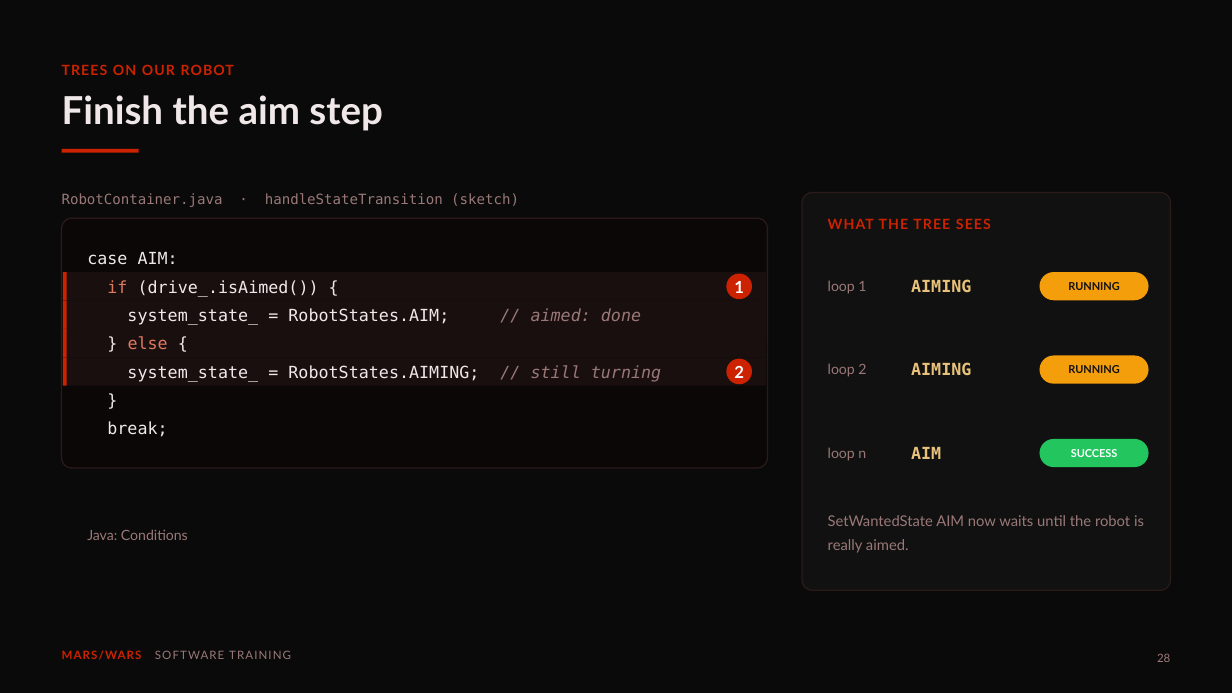
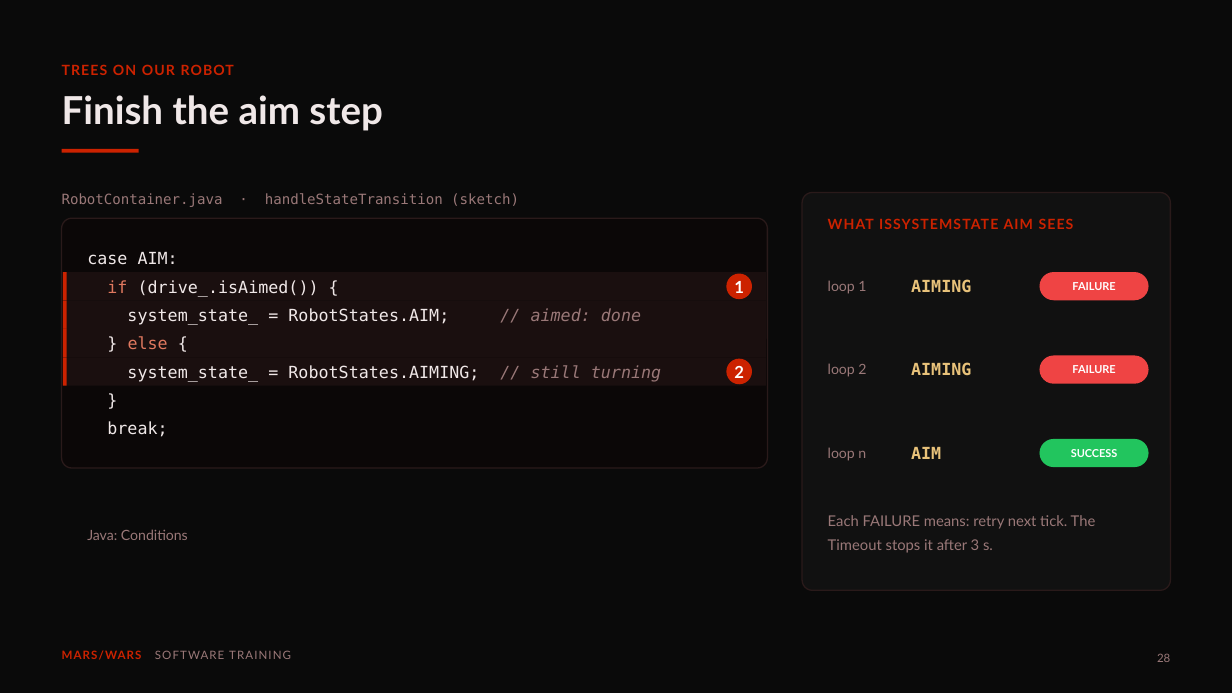
Before and after one commit to FRC-Team-4143/scriptum-lessons, a slide deck: slide 28 of deck9-autonomous.pptx. Drawn at 1232x693 pixels with LibreOffice and Linux fonts; fonts in the diff are those of the drawing; background and template pictures are left out. Boxes give left, top, right and bottom in pixels: in the first picture for what was removed or moved away, otherwise in the second. Text is boxed around its words. In the diff, an @@ line names an element or a change of style, - is before the commit and + after.

```diff
--- a/deck9-autonomous.pptx
+++ b/deck9-autonomous.pptx
@@ text at [828, 218, 1074, 229]: text changed @@
-WHAT THE TREE SEES
+WHAT ISSYSTEMSTATE AIM SEES
@@ rounded rectangle at [1040, 272, 1149, 301]: fill #F59E0B to #EF4444 @@
@@ text at [1072, 282, 1115, 290]: text changed; text colour #111111 to #FFFFFF @@
-RUNNING
+FAILURE
@@ rounded rectangle at [1040, 355, 1149, 384]: fill #F59E0B to #EF4444 @@
@@ text at [1072, 365, 1115, 373]: text changed; text colour #111111 to #FFFFFF @@
-RUNNING
+FAILURE
@@ text at [828, 515, 1096, 553]: text changed @@
-SetWantedState AIM now waits until the robot is really aimed.
+Each FAILURE means: retry next tick. The Timeout stops it after 3 s.
```
Also in this commit, not shown: 5 other slides changed, 1 slide added, 1 slide removed, 1 other file.
